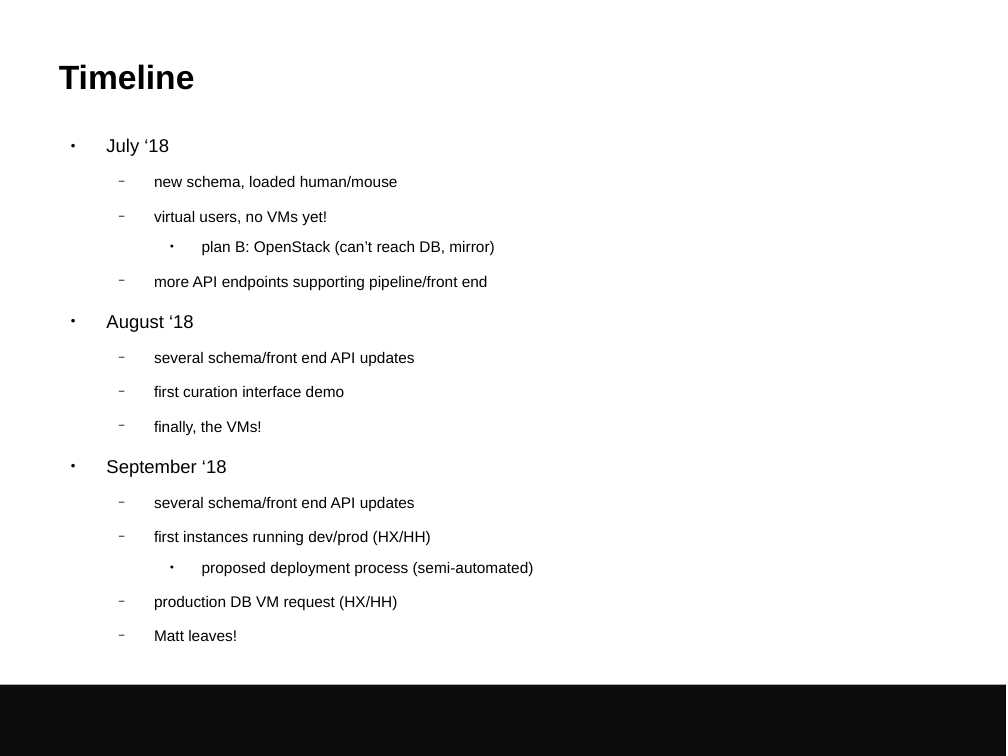
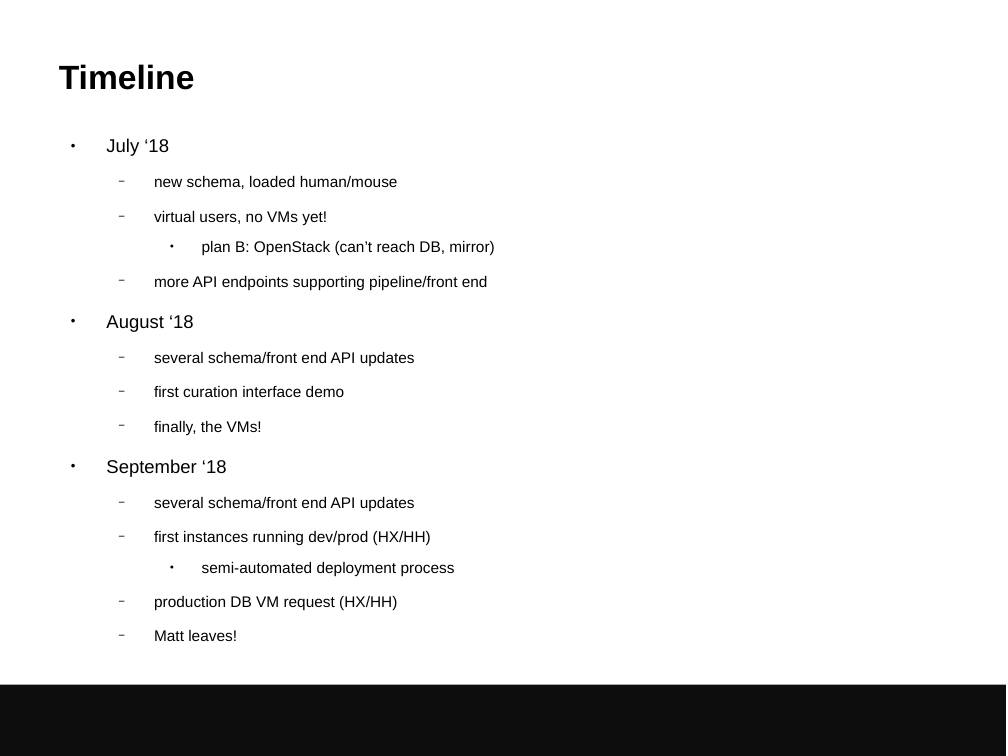
Before and after one commit to avullo/presentations, a slide deck: slide 8 of 2019/application-away-day-04-19/talk.odp. Drawn at 1008x756 pixels with LibreOffice and Linux fonts; fonts in the diff are those of the drawing; background and template pictures are left out. Boxes give left, top, right and bottom in pixels: in the first picture for what was removed or moved away, otherwise in the second. Text is boxed around its words. In the diff, an @@ line names an element or a change of style, - is before the commit and + after.

```diff
--- a/2019/application-away-day-04-19/talk.odp
+++ b/2019/application-away-day-04-19/talk.odp
@@ text at (202,562,455,576): text changed @@
-    ● proposed deployment process (semi-automated)
+    ● semi-automated deployment process
```
Also in this commit, not shown: 2 other slides changed, 2 slides added.
